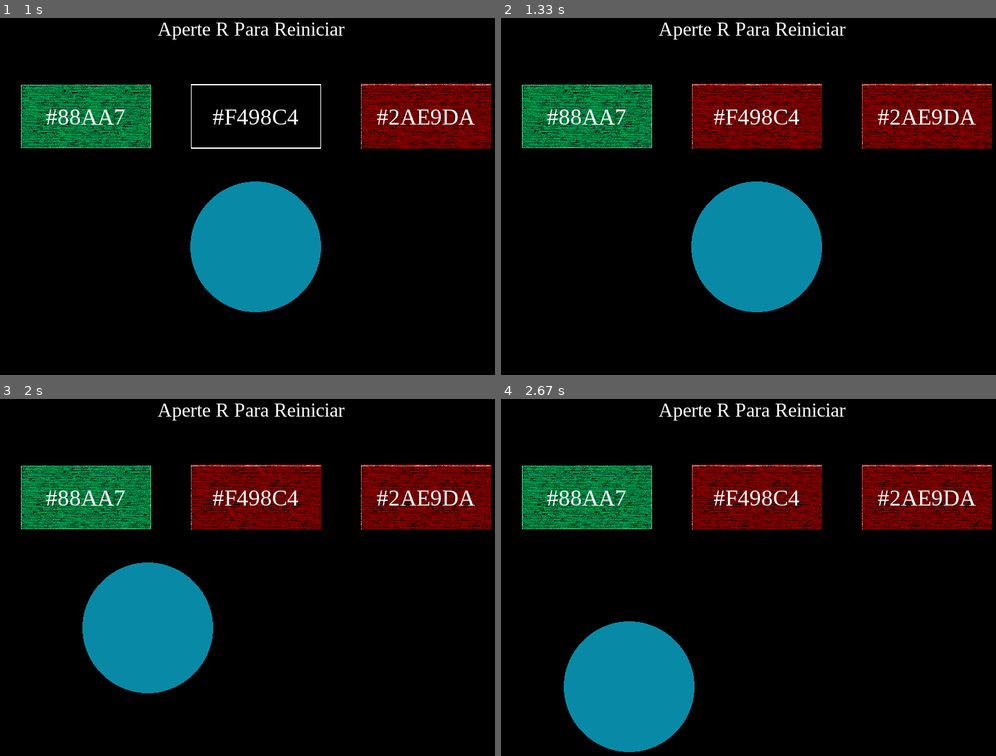
Above: before the commit, frames 1-4 (two rows, left to right).
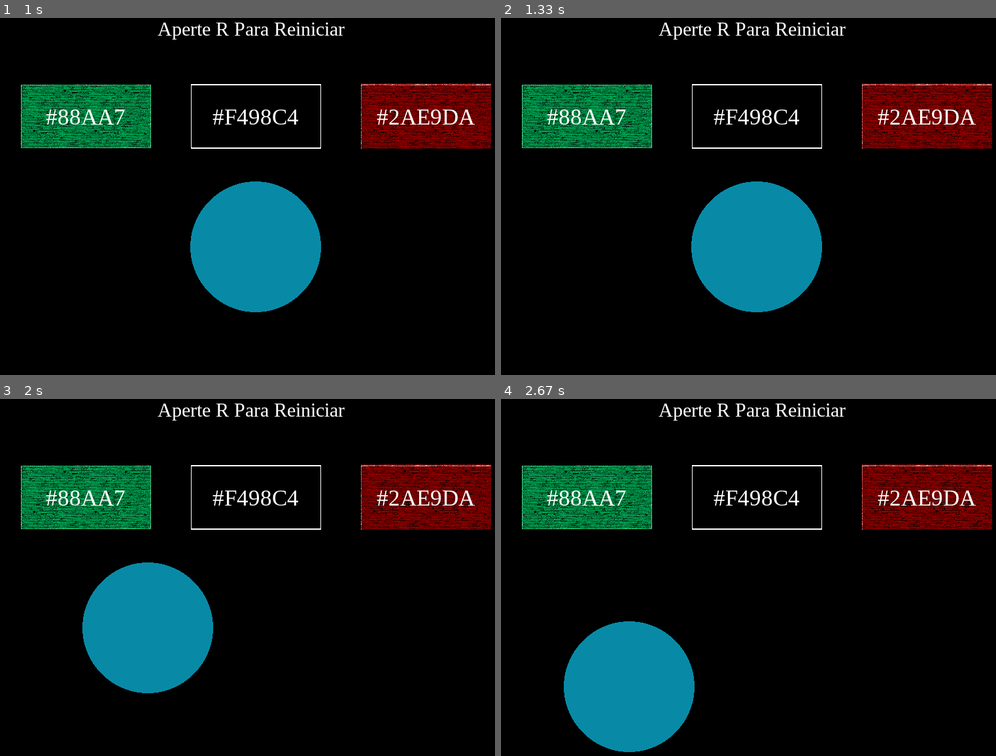
Above: after the commit, the same moments.

Repository: Camposlito/PyGame
Game: pygame game, started from jogo.py
The game is run twice, just before and just after one commit, with the same random seed, the same clock (stepped at 60 frames per second) and the same inputs.
Inputs (mouse positions are in pixels of both pictures, inside the frame that each line leads up to):
- Up to frame 1 (1 s): click "#2AE9DA" at 0.4 s; click "#88AA7" at 0.73 s
- Up to frame 2 (1.33 s): click (758, 114) at 1.07 s, where only the run before the commit has a clickable "#F498C4"
- Up to frame 3 (2 s): hold Left 1.33-1.87 s; click (163, 684) at 1.97 s
- Up to frame 4 (2.67 s): hold Down 2.23-2.53 s; hold Left from 2.57 s (still down)

Frame 1 is identical in both runs. In frame 2, 4.6% of the frame differs, in the area x 38-65%, y 18-37%; in frame 3, 4.6%; in frame 4, 4.6%.

Commit message:
Desabilita botões ao fim do jogo

Diff:
--- a/jogo.py
+++ b/jogo.py
@@ -65,35 +65,36 @@
         #Clicar em fechar o jogo
         if event.type == pygame.QUIT:
             janela_aberta = False
+        if fim_de_jogo == False:
         #Clicar em algum dos botões
-        if event.type == pygame.MOUSEBUTTONDOWN:
-            b1 = botao1.checkForInput(pygame.mouse.get_pos())
-            b2 = botao2.checkForInput(pygame.mouse.get_pos())
-            b3 = botao3.checkForInput(pygame.mouse.get_pos())
-            if b1 != ("#" + hex_ans) and b1 == ("#" + resp_cor[0]):
-                botao1.mudar_estilo(botao_estilo_errou)
-                botao1.update()
-                print("errou")
-            elif b1 == ("#" + hex_ans):
-                botao1.mudar_estilo(botao_estilo_acertou)
-                print("acertou")
-                fim_de_jogo = True
-            elif b2 != ("#" + hex_ans) and b2 == ("#" + resp_cor[1]):
-                botao2.mudar_estilo(botao_estilo_errou)
-                botao2.update()
-                print("errou")
-            elif b2 == ("#" + hex_ans):
-                botao2.mudar_estilo(botao_estilo_acertou)
-                print("acertou")
-                fim_de_jogo = True
-            elif b3 != ("#" + hex_ans) and b3 == ("#" + resp_cor[2]):
-                botao3.mudar_estilo(botao_estilo_errou)
-                botao3.update()
-                print("errou")
-            elif b3 == ("#" + hex_ans):
-                botao3.mudar_estilo(botao_estilo_acertou)
-                print("acertou")
-                fim_de_jogo = True
+            if event.type == pygame.MOUSEBUTTONDOWN:
+                b1 = botao1.checkForInput(pygame.mouse.get_pos())
+                b2 = botao2.checkForInput(pygame.mouse.get_pos())
+                b3 = botao3.checkForInput(pygame.mouse.get_pos())
+                if b1 != ("#" + hex_ans) and b1 == ("#" + resp_cor[0]):
+                    botao1.mudar_estilo(botao_estilo_errou)
+                    botao1.update()
+                    print("errou")
+                elif b1 == ("#" + hex_ans):
+                    botao1.mudar_estilo(botao_estilo_acertou)
+                    print("acertou")
+                    fim_de_jogo = True
+                elif b2 != ("#" + hex_ans) and b2 == ("#" + resp_cor[1]):
+                    botao2.mudar_estilo(botao_estilo_errou)
+                    botao2.update()
+                    print("errou")
+                elif b2 == ("#" + hex_ans):
+                    botao2.mudar_estilo(botao_estilo_acertou)
+                    print("acertou")
+                    fim_de_jogo = True
+                elif b3 != ("#" + hex_ans) and b3 == ("#" + resp_cor[2]):
+                    botao3.mudar_estilo(botao_estilo_errou)
+                    botao3.update()
+                    print("errou")
+                elif b3 == ("#" + hex_ans):
+                    botao3.mudar_estilo(botao_estilo_acertou)
+                    print("acertou")
+                    fim_de_jogo = True
 
     #teclas de movimento
     comandos= pygame.key.get_pressed()
